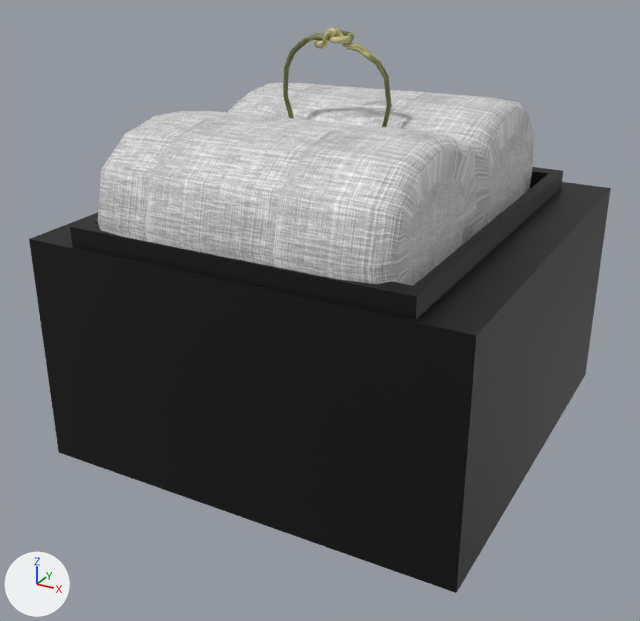
A saved change to the FBX model Assets/Prefab/beatricering.fbx.
Both versions are drawn from a 50 mm camera at (0.0403, -0.0778, 0.0361) aimed at (-0.0008, -0.0032, -0.0012). Every picture has the same lights, and +X, +Y and +Z are marked at lower left. Where no turn or scale is listed for an object, it has been applied to the vertices.

Objects in the first picture: 'beatricering', 'displayring:displayring', 'displayring:pCube2', 'displayring:pCube3'.
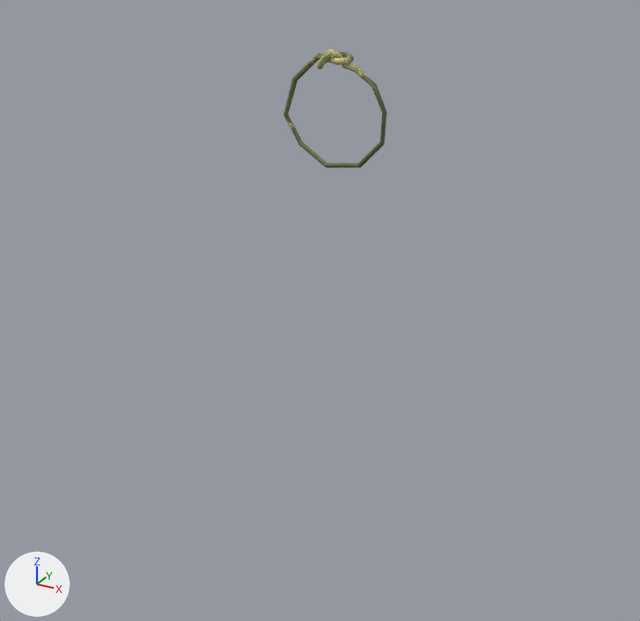
What the commit changed:
Object 'displayring:pCube3' (ob_displayring_pcube3) is deleted.
Object 'displayring:pCube2' (ob_displayring_pcube2) is deleted.
Object 'displayring:displayring' (ob_displayring_displayring) is deleted.
Object 'beatricering' (ob_beatricering) moves from (-0.0007, 0.0004, 0.0202) to (-0.0007, 0.0004, 0.0182).

Changed parts and their boxes (x1, y1, x2, y2) in the pictures (640 x 621 px):
'displayring:pCube3', deleted (black): before (29, 182, 611, 593)
'displayring:displayring', deleted: before (98, 83, 534, 285)
'displayring:pCube2', deleted (black): before (70, 167, 563, 320)
'beatricering', moved: before (283, 28, 391, 127); after (284, 49, 387, 168)
